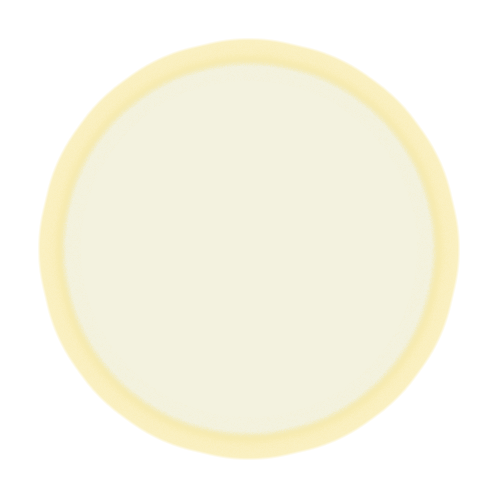
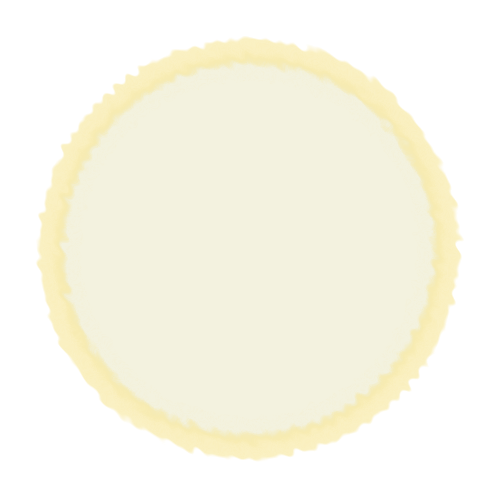
The second w=500, h=500 image is a revision of the first. Changes to its layers:
painted on "Ellipse 1" (1st of 2) over [36, 36, 464, 462]
